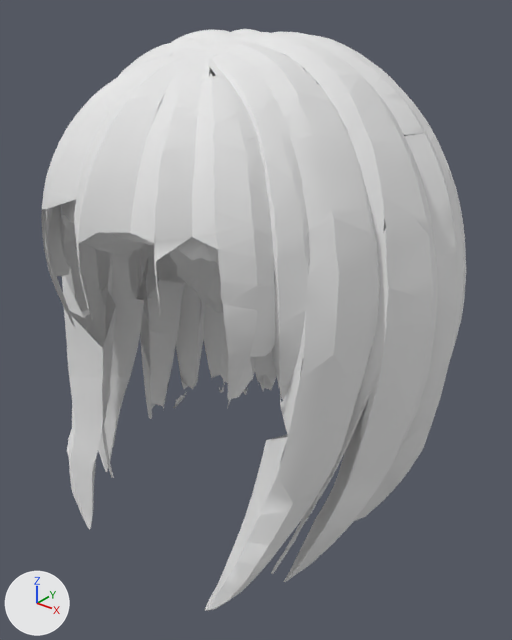
Before and after pictures for a commit that changed the FBX model Assets/Resources/WRLDZ/Avatar3D/Hair/argon_hair_tea_gardner_male.fbx.
The view is the same before and after, from a 50 mm camera at (0.262, -0.289, 1.805) aimed at (0.005, 0.032, 1.606). Arrows for +X, +Y and +Z are at lower left; the lights stay in place. The older version comes first. Shape keys are drawn at the values saved in each file.

Objects in the first picture: 'ArgonHair'.
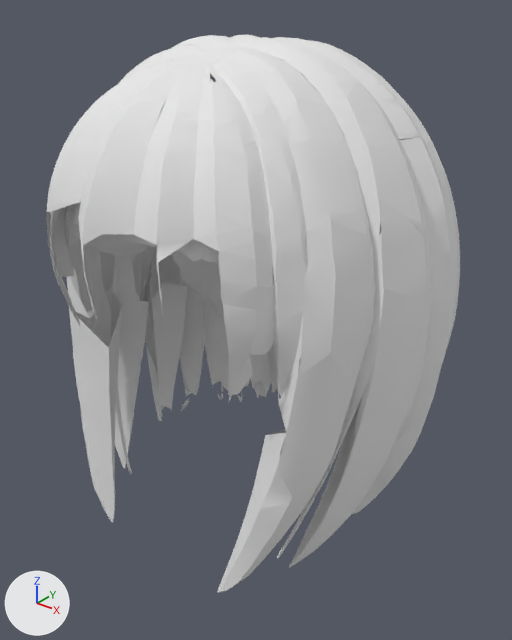
Boxes (x1, y1, x2, y2) around the edits, measured in the pictures (512 x 640 px):
'ArgonHair', reshaped: before (41, 29, 466, 611); after (46, 35, 460, 593)

The change in detail:
In shape key 'Weight_Heavy' (key_0_weight_heavy), value goes from 1.0 to 0.0.
In shape key 'Weight_Thin' (key_1_weight_thin), value goes from 1.0 to 0.0.
